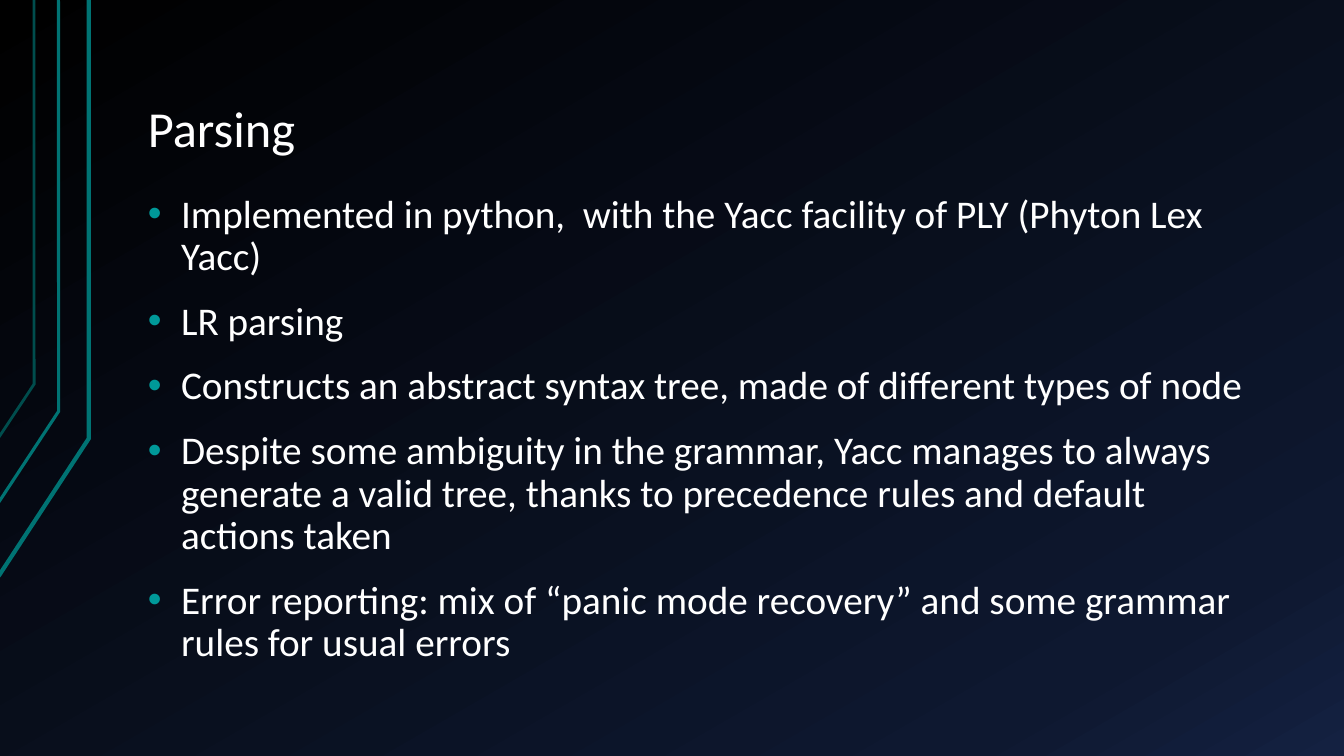
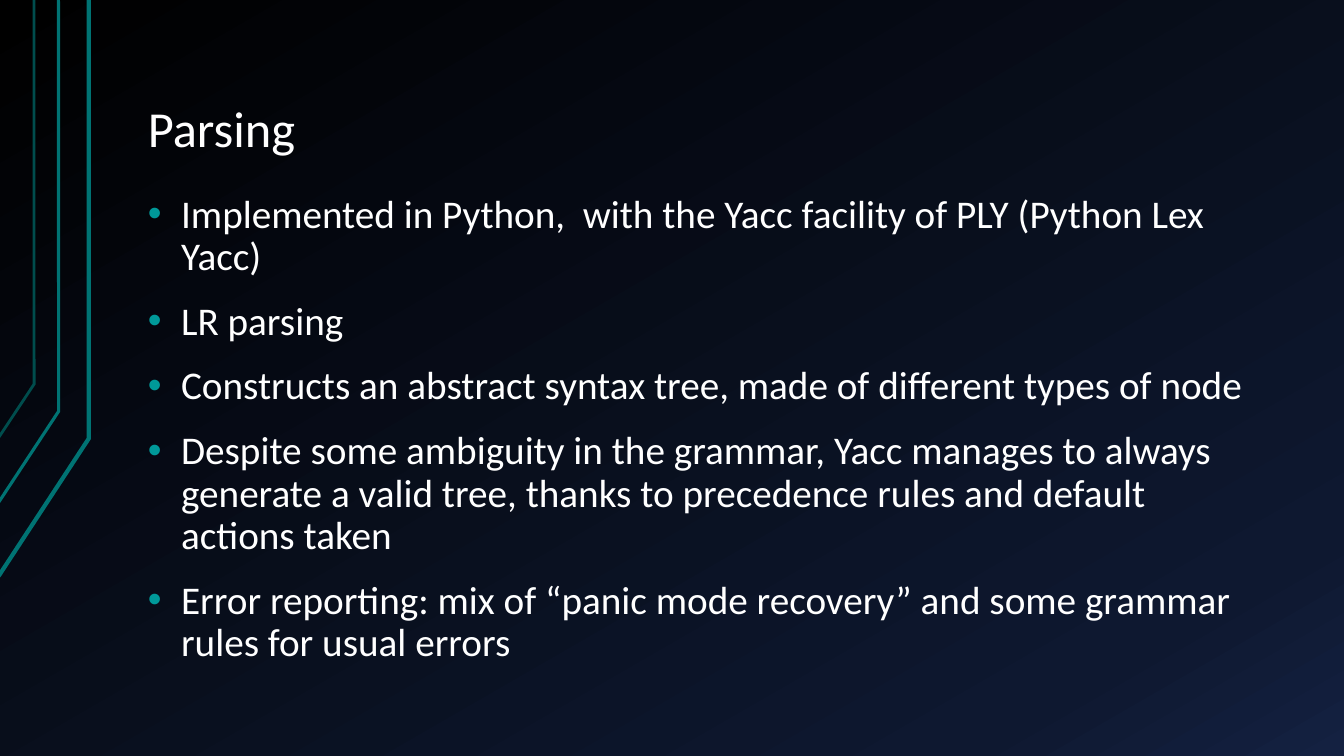
Before and after one commit to TomEwbank/Raccoon, a slide deck: slide 6 of report/compiler_presentation.pptx. Drawn at 1344x756 pixels with LibreOffice and Linux fonts; fonts in the diff are those of the drawing. Boxes give left, top, right and bottom in pixels: in the first picture for what was removed or moved away, otherwise in the second. Text is boxed around its words. In the diff, an @@ line names an element or a change of style, - is before the commit and + after.

Commit message:
presentation maj

```diff
--- a/report/compiler_presentation.pptx
+++ b/report/compiler_presentation.pptx
@@ text at (181,199,1204,275): text changed @@
-• Implemented in python, with the Yacc facility of PLY (Phyton Lex Yacc)
+• Implemented in Python, with the Yacc facility of PLY (Python Lex Yacc)
```
Also in this commit, not shown: 1 other slide changed.
